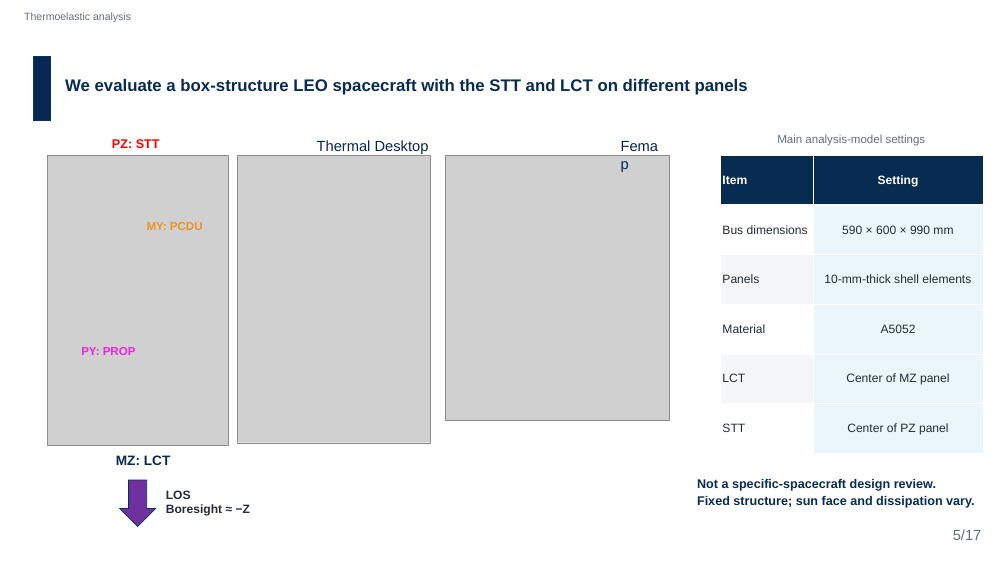
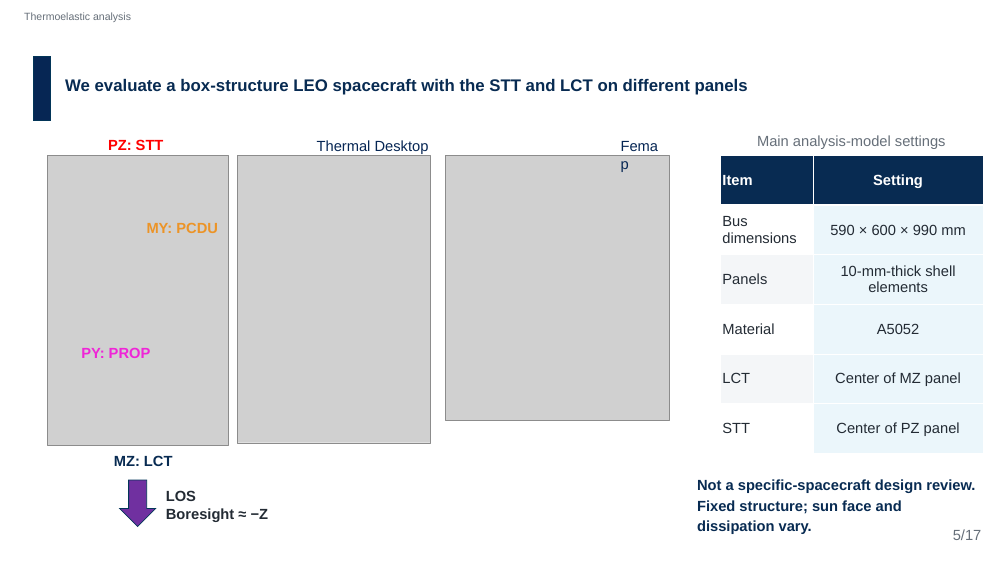
Before and after one commit to Hideki-1029/thermal-deformation-optcomm, a slide deck: slide 8 of papers/ICSO/slides/en_ICSO2026_slides_takamoto.pptx. Drawn at 1008x567 pixels with LibreOffice and Linux fonts; fonts in the diff are those of the drawing; grey boxes stand for pictures; background and template pictures are left out. Boxes give left, top, right and bottom in pixels: in the first picture for what was removed or moved away, otherwise in the second. Text is boxed around its words. In the diff, an @@ line names an element or a change of style, - is before the commit and + after.

```diff
--- a/papers/ICSO/slides/en_ICSO2026_slides_takamoto.pptx
+++ b/papers/ICSO/slides/en_ICSO2026_slides_takamoto.pptx
@@ text "PZ: STT" at box(108, 139, 164, 150): size 24 to 28 pt @@
@@ table at box(720, 156, 983, 453) @@
@@ size 23 to 28 pt @@
@@ size 22 to 28 pt in 3 elements at box(757, 135, 946, 149), box(81, 347, 151, 358), box(147, 222, 218, 233) @@
@@ text "MZ: LCT" at box(114, 455, 173, 466): size 26 to 28 pt @@
@@ text "Not a specific-spacecraft design review." at box(697, 479, 975, 534): size 24 to 28 pt @@
@@ text "LOS" at box(166, 490, 269, 522): size 23 to 28 pt @@
```
Also in this commit, not shown: 4 other slides changed, 2 other files.
